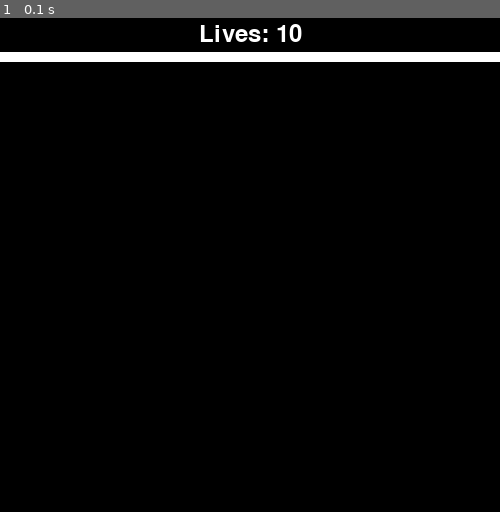
Above: before the commit, frame 1.
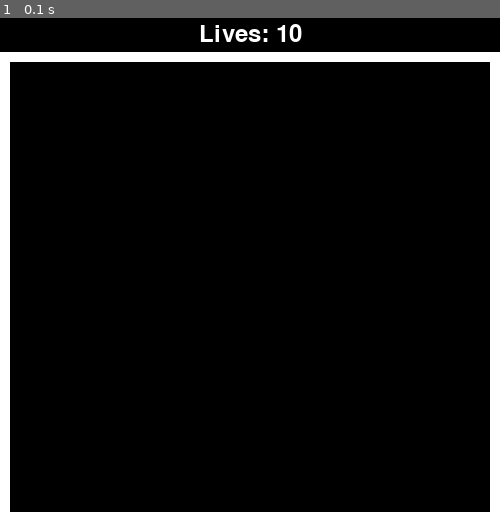
Above: after the commit, the same moment.

Repository: rabramley/pygames
Game: pygame game, started from pong.py
The game is run twice, just before and just after one commit, with the same random seed, the same clock (stepped at 60 frames per second) and the same inputs.
Inputs:
- Up to frame 1 (0.1 s): no input

The runs differ from the first frame. In frame 1, 3.6% of the frame differs, in the area x 0-100%, y 8-100%.

Commit message:
Added side walls

Diff:
--- a/pong.py
+++ b/pong.py
@@ -41,6 +41,8 @@
 
 lives = 10
 top_wall = Wall(SCREEN_WIDTH, WALL_WIDTH, 0, 40)
+left_wall = Wall(WALL_WIDTH, SCREEN_HEIGHT, 0, 40)
+right_wall = Wall(WALL_WIDTH, SCREEN_HEIGHT, SCREEN_WIDTH - WALL_WIDTH, 40)
 
 # Set up the drawing window
 screen = pygame.display.set_mode([SCREEN_WIDTH, SCREEN_HEIGHT])
